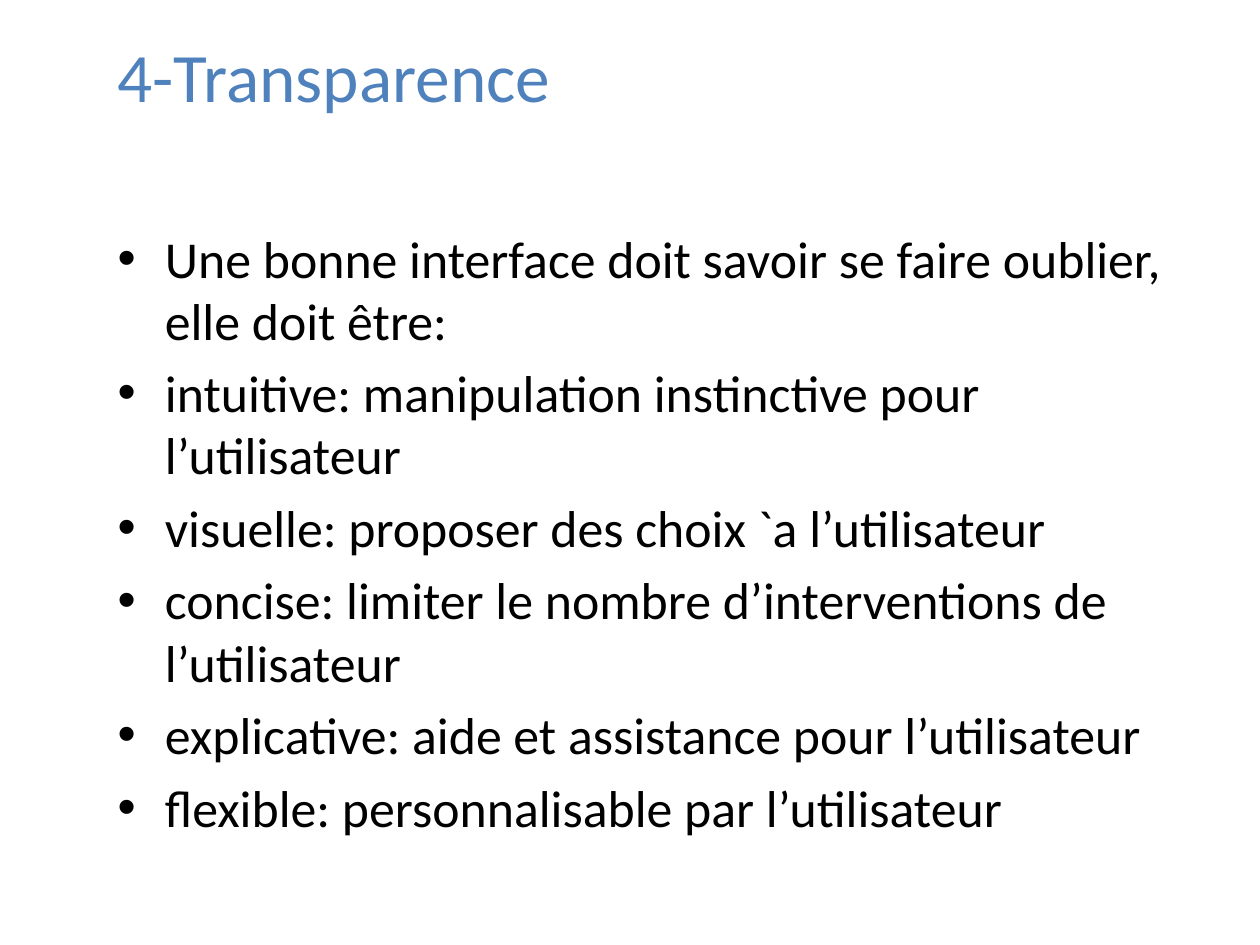
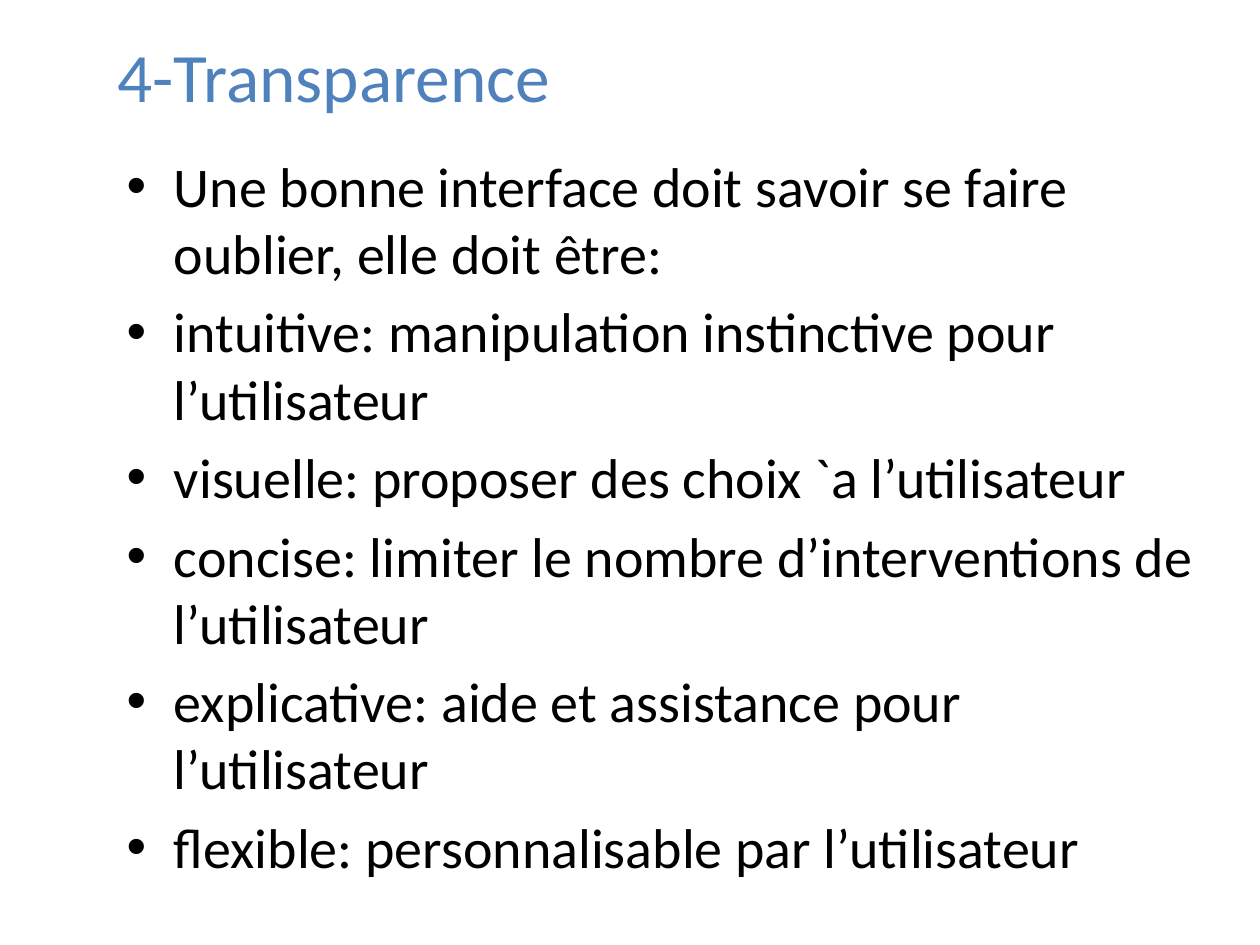
Before and after one commit to LucNtonga/IHM, a slide deck: slide 23 of INTERFACE.pptx (slide 21 before the commit). Drawn at 1260x945 pixels with LibreOffice and Linux fonts; fonts in the diff are those of the drawing; background and template pictures are left out. Boxes give left, top, right and bottom in pixels: in the first picture for what was removed or moved away, otherwise in the second. Text is boxed around its words. In the diff, an @@ line names an element or a change of style, - is before the commit and + after.

```diff
--- a/INTERFACE.pptx
+++ b/INTERFACE.pptx
@@ text "Une bonne interface doit savoir ...": place and size @@
-text "Une bonne interface doit savoir ..." at [165,242,1161,836]
+text "Une bonne interface doit savoir ..." at [174,168,1192,877]
@@ text "Une bonne interface doit savoir ..." at [174,168,1192,877]: size 29.6 to 32 pt @@
```
Also in this commit, not shown: 6 other slides changed, 2 slides added, 13 slides removed.
